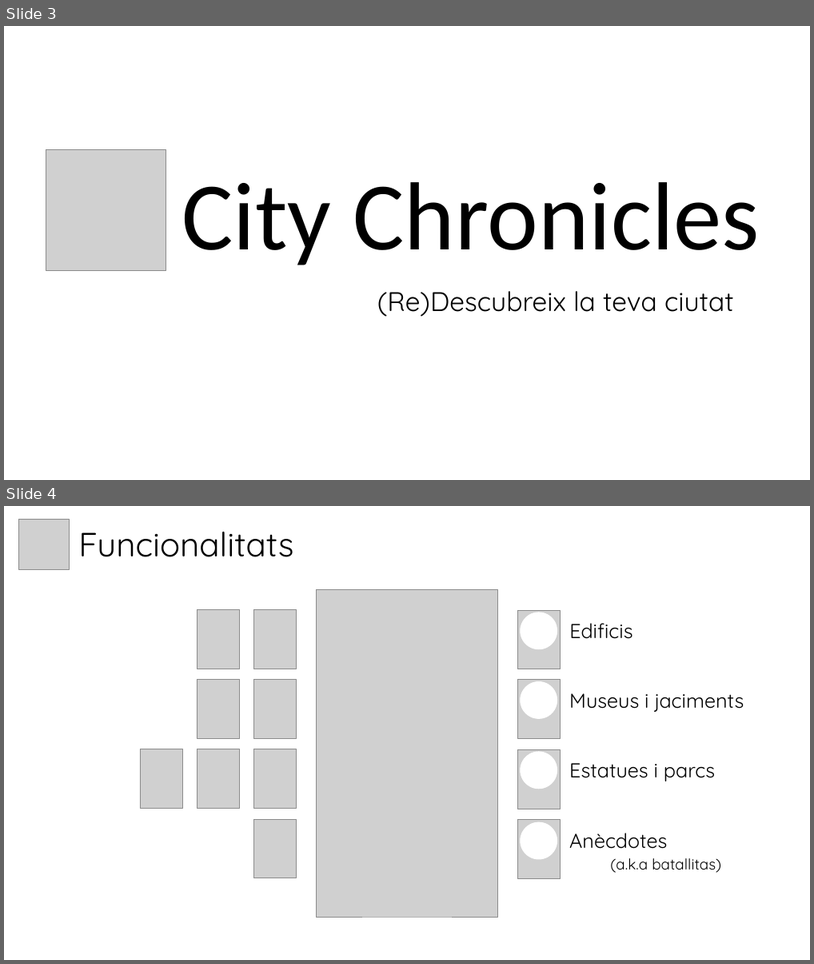
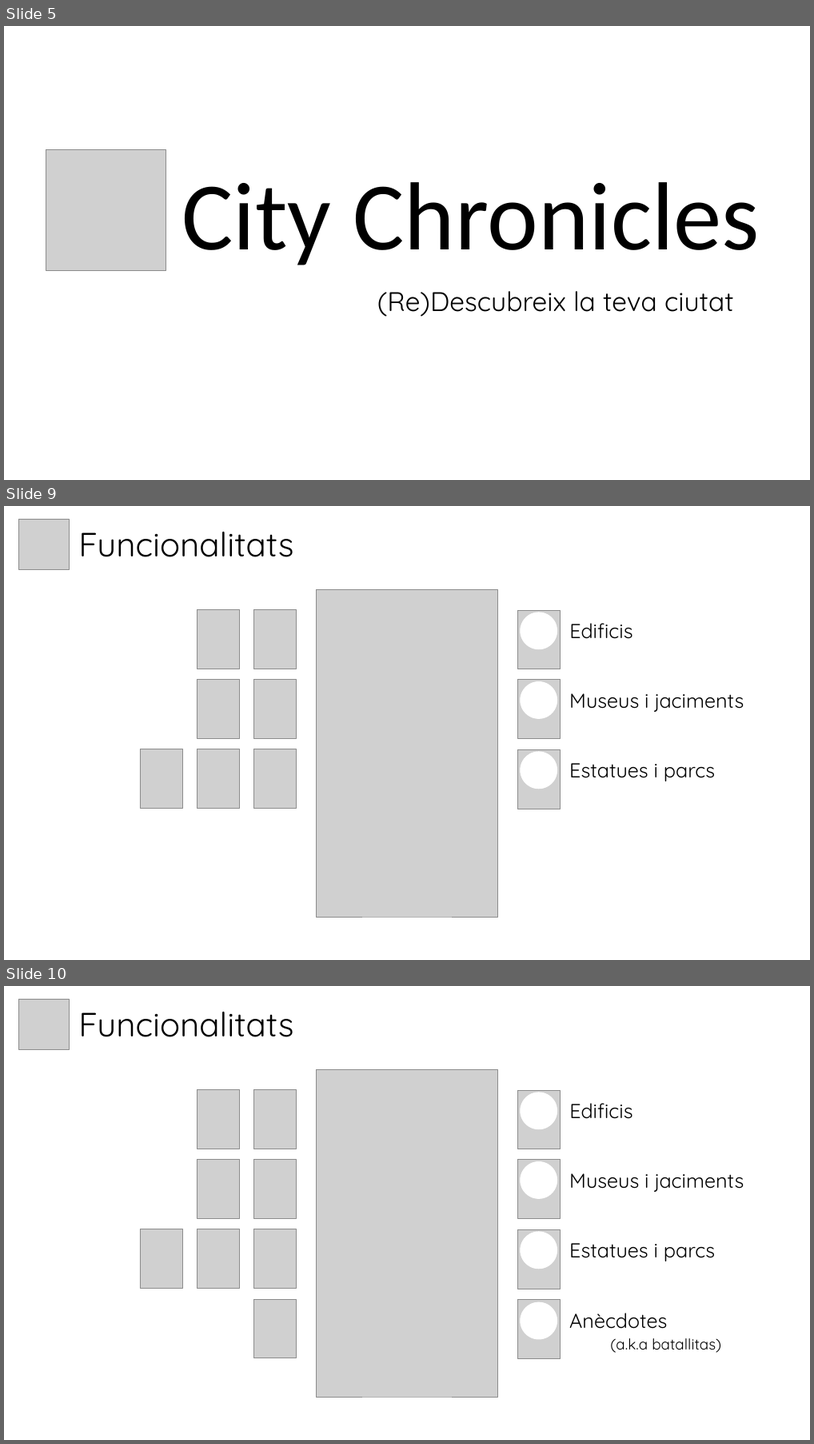
Before and after one commit to somhackathon19/somhackathon19-blankspace, a slide deck: Presentacio_Grup13_BlankSpace.pptx. Shown one above the other, each under a label of ours: slides 3 and 4 before the commit, slides 5, 9 and 10 after it; the slides between them are not shown. The pictures are 814x964 and 814x1444 pixels, drawn with LibreOffice and Linux fonts; fonts in the diff are those of the drawing; grey boxes stand for pictures; background and template pictures are left out. Boxes give left, top, right and bottom in pixels: in the first picture for what was removed or moved away, otherwise in the second. Text is boxed around its words. In the diff, an @@ line names an element or a change of style, - is before the commit and + after.

```diff
--- a/Presentacio_Grup13_BlankSpace.pptx
+++ b/Presentacio_Grup13_BlankSpace.pptx
@@ slide 9 added at [4, 506, 810, 960], background picture (left out) @@
@@ picture added at [18, 519, 69, 569] @@
@@ text added at [78, 532, 294, 557], 40 pt, text #000000 @@
+Funcionalitats
@@ picture added at [317, 589, 498, 916] @@
@@ picture added at [197, 609, 240, 668] @@
@@ picture added at [254, 609, 297, 668] @@
@@ picture added at [518, 610, 561, 668] @@
@@ ellipse added at [521, 612, 558, 649], fill #FFFFFF, outline #FFFFFF 1 pt @@
@@ text added at [570, 623, 633, 639], 24 pt, text #000000 @@
+Edificis
@@ picture added at [197, 679, 240, 738] @@
@@ picture added at [254, 680, 297, 738] @@
@@ picture added at [518, 680, 561, 738] @@
@@ ellipse added at [521, 681, 558, 718], fill #FFFFFF, outline #FFFFFF 1 pt @@
@@ text added at [570, 693, 745, 712], 24 pt, text #000000 @@
+Museus i jaciments
@@ picture added at [140, 749, 183, 808] @@
@@ picture added at [197, 749, 240, 808] @@
@@ picture added at [254, 749, 297, 808] @@
@@ picture added at [518, 750, 561, 808] @@
@@ ellipse added at [521, 752, 558, 788], fill #FFFFFF, outline #FFFFFF 1 pt @@
@@ text added at [570, 763, 715, 781], 24 pt, text #000000 @@
+Estatues i parcs
@@ what was slide 3 is now slide 5 @@
@@ what was slide 4 is now slide 10 @@
```
Also in this commit, not shown: 1 slide changed, 12 other slides added, 3 other files.
